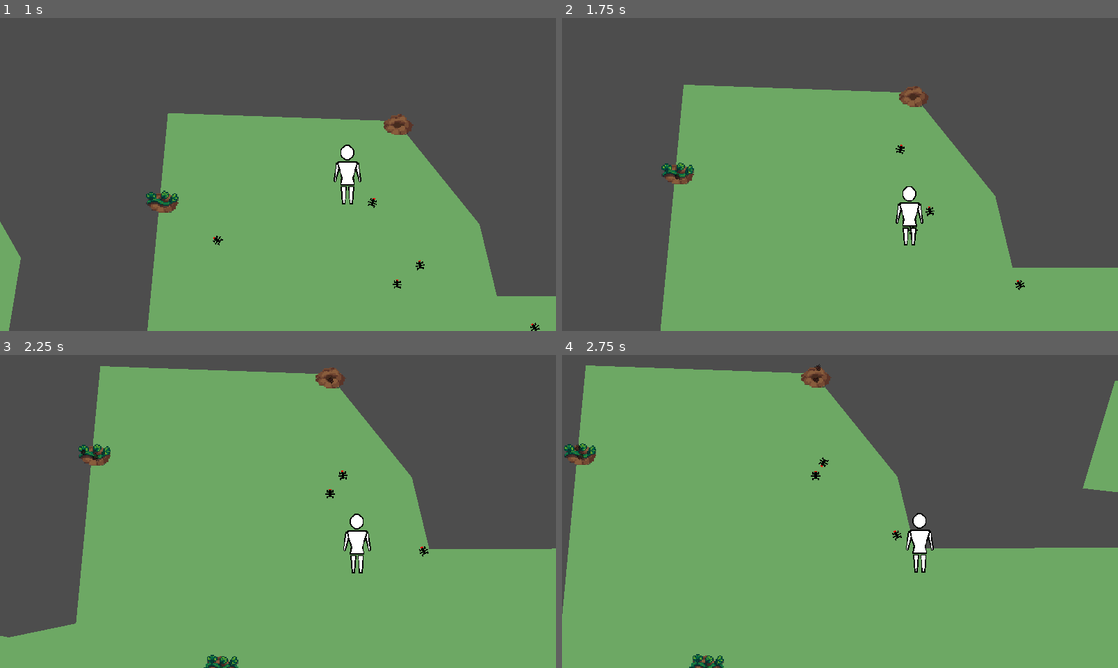
Above: before the commit, frames 1-4 (two rows, left to right).
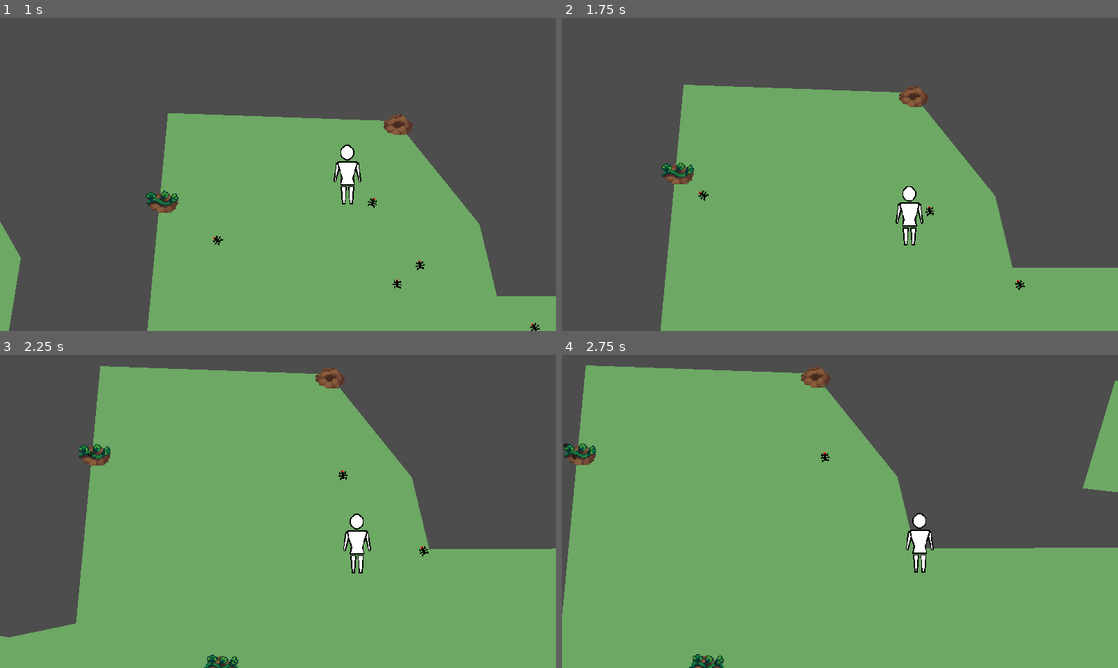
Above: after the commit, the same moments.

Repository: Moizer02/harvest_game_jam
Game: Godot game, scene res://plants_vs_bugs_test.tscn
Two runs of this game, one before a commit and one after it. Both use one fixed random seed, a clock stepped at 60 frames per second and the inputs below. This scene is started directly instead of the project's main scene.
Inputs (mouse positions are in pixels of both pictures, inside the frame that each line leads up to):
- Up to frame 1 (1 s): tap Enter at 0.5 s; move the mouse to (400, 158) at 0.52 s; hold D (movement_right) from 0.53 s (still down); click (400, 158) at 0.67 s
- Up to frame 2 (1.75 s): move the mouse to (728, 190) at 1.27 s; release D (movement_right) at 1.28 s; hold S (movement_down) from 1.28 s (still down)
- Up to frame 3 (2.25 s): move the mouse to (333, 442) at 2.02 s; release S (movement_down) at 2.03 s; hold D (movement_right) from 2.03 s (still down)
- Up to frame 4 (2.75 s): keep holding D (movement_right)

Frame 1 is identical in both runs. In frame 2, less than 0.1% of the frame differs, in the area x 20-64%, y 40-70%; in frame 3, less than 0.1%; in frame 4, 0.2%, in the area x 0-62%, y 2-60%.

Commit message:
fixed collisions on bugs and plants.  - Bugs now slow down plant growth.  - Bugs emit a particle effect when they die.

Diff:
--- a/src/bug.gd
+++ b/src/bug.gd
@@ -27,12 +27,6 @@
 		stateTick = 0
 		_updateState()
 
-	# despawn
-	if state == STATES.Dead:
-		interval += delta
-		if interval > 5:
-			queue_free()
-
 	# create idle roaming
 	if state == STATES.Idle:
 		interval += delta
@@ -49,7 +43,13 @@
 		velocity = dir.normalized() * speed
 	else:
 		velocity = Vector2()
-	move_and_slide()
+	if move_and_slide():
+		var col = get_last_slide_collision().get_collider()
+
+		if col.name == "Player":
+			Kill()
+		elif target and is_instance_valid(target) and target == col:
+			if col.has_method("AddBug"): col.AddBug(self)
 
 
 ##		Public Functions		################################################
@@ -83,8 +83,13 @@
 	interval = 0
 	SetDestination(position)
 	ClearTarget()
-	# @TODO: play killed effect
+	$CollisionShape2D.disabled = false
+	# @TODO: play killed sound effect
 	# @TODO: release particles
+	$SplatFX.emitting = true
+
+	await get_tree().create_timer(2, false)
+	queue_free()
 
 
 ##		Private Functions		################################################
@@ -114,9 +119,3 @@
 			state = STATES.Search
 
 ##		Signal Listeners		################################################
-func _onBodyEntered(body:CollisionObject2D):
-	if target and is_instance_valid(target) and target == body:
-		if body.has_method("AddBug"): body.AddBug(self)
-
-func _onBodyExited(body:CollisionObject2D):
-	pass
--- a/src/bug.tscn
+++ b/src/bug.tscn
@@ -2,17 +2,14 @@
 
 [ext_resource type="Script" path="res://src/bug.gd" id="1_6cvqa"]
 [ext_resource type="Texture2D" uid="uid://dp8ytdxv51i1e" path="res://art/Bug2.png" id="2_s1ie1"]
+[ext_resource type="Texture2D" uid="uid://dvjpxdnuu5knt" path="res://art/star.png" id="3_vafjb"]
 
 [sub_resource type="CapsuleShape2D" id="CapsuleShape2D_dyou1"]
-radius = 4.0
-height = 12.0
-
-[sub_resource type="CircleShape2D" id="CircleShape2D_ofv2a"]
-radius = 15.0
+radius = 3.0
+height = 6.0
 
 [node name="Bug" type="CharacterBody2D"]
 collision_layer = 4
-collision_mask = 0
 script = ExtResource("1_6cvqa")
 
 [node name="Sprite2D" type="Sprite2D" parent="."]
@@ -23,12 +20,16 @@
 
 [node name="NavAgent" type="NavigationAgent2D" parent="."]
 
-[node name="Hurtbox" type="Area2D" parent="."]
-collision_layer = 0
-collision_mask = 18
-
-[node name="shape" type="CollisionShape2D" parent="Hurtbox"]
-shape = SubResource("CircleShape2D_ofv2a")
-
-[connection signal="body_entered" from="Hurtbox" to="." method="_onBodyEntered"]
-[connection signal="body_exited" from="Hurtbox" to="." method="_onBodyExited"]
+[node name="SplatFX" type="CPUParticles2D" parent="."]
+emitting = false
+one_shot = true
+explosiveness = 1.0
+texture = ExtResource("3_vafjb")
+direction = Vector2(0, -1)
+spread = 90.0
+gravity = Vector2(0, 0)
+initial_velocity_min = 20.0
+initial_velocity_max = 35.0
+scale_amount_min = 0.3
+scale_amount_max = 0.3
+color = Color(0, 0, 0, 0.607843)
--- a/src/plant.gd
+++ b/src/plant.gd
@@ -35,7 +35,7 @@
 		$soil.texture = WET_SOIL
 	$needwater.visible = water < 50
 
-	stateTick += delta * (0.05 + water/120.0)
+	stateTick += delta * (0.05 + (water/120.0) * (2.0 - clampf(bugs, 0, 2)/2.0))
 	if stateTick > 15:
 		stateTick = 0
 		_grow()
@@ -67,16 +67,19 @@
 	bugs = 0
 	$infectedFX.emitting = false
 
+# Sow a new seed on this spot to start growing.
 func Plant():
 	if stage != 0: return
 	stage = 1
 	_updateSprite()
 
+# Harvest the plant once it is fully ripe.
 func Harvest():
 	if stage != 4: return
 	stage = 5
 	_updateSprite()
 
+# Refill the plant's
 func Water(amount:float=100.0) -> void:
 	water = clamp(water + amount, 0, 100.0)
 
@@ -93,8 +96,3 @@
 	$plant.texture = map[stage]
 
 ##		Signal Listeners		################################################
-func _onBodyEntered(body:CollisionObject2D):
-	pass
-
-func _onBodyExited(body:CollisionObject2D):
-	pass
--- a/src/plant.tscn
+++ b/src/plant.tscn
@@ -17,9 +17,6 @@
 [sub_resource type="Curve" id="Curve_xij36"]
 _data = [Vector2(0, 0.105263), 0.0, 0.0, 0, 0, Vector2(0.824176, 1), 0.0, 0.0, 0, 0, Vector2(1, 0), -14.0491, 0.0, 0, 0]
 point_count = 3
-
-[sub_resource type="CircleShape2D" id="CircleShape2D_q0bn7"]
-radius = 40.0
 
 [node name="Plant" type="StaticBody2D"]
 collision_layer = 3
@@ -75,14 +72,6 @@
 hue_variation_max = 1.0
 
 [node name="needwater" type="Sprite2D" parent="."]
-visible = false
 position = Vector2(25, -23)
 scale = Vector2(0.5, 0.5)
 texture = ExtResource("10_67eho")
-
-[node name="Area" type="Area2D" parent="."]
-collision_layer = 0
-collision_mask = 5
-
-[node name="shape" type="CollisionShape2D" parent="Area"]
-shape = SubResource("CircleShape2D_q0bn7")
Not shown: 1 places in src/plant.tscn that only renumber resources
